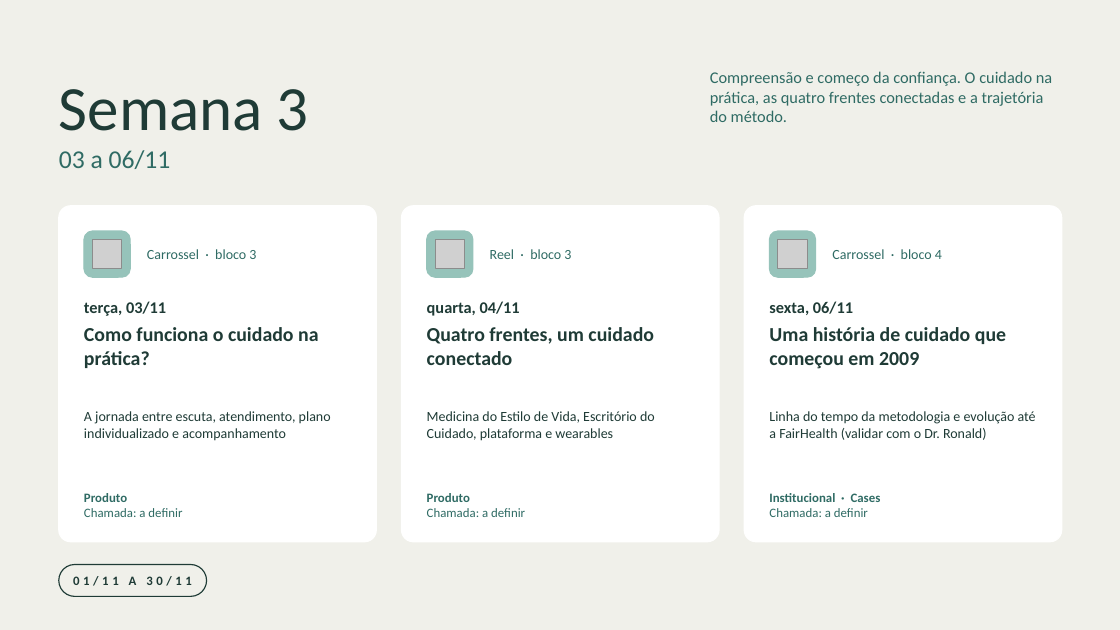
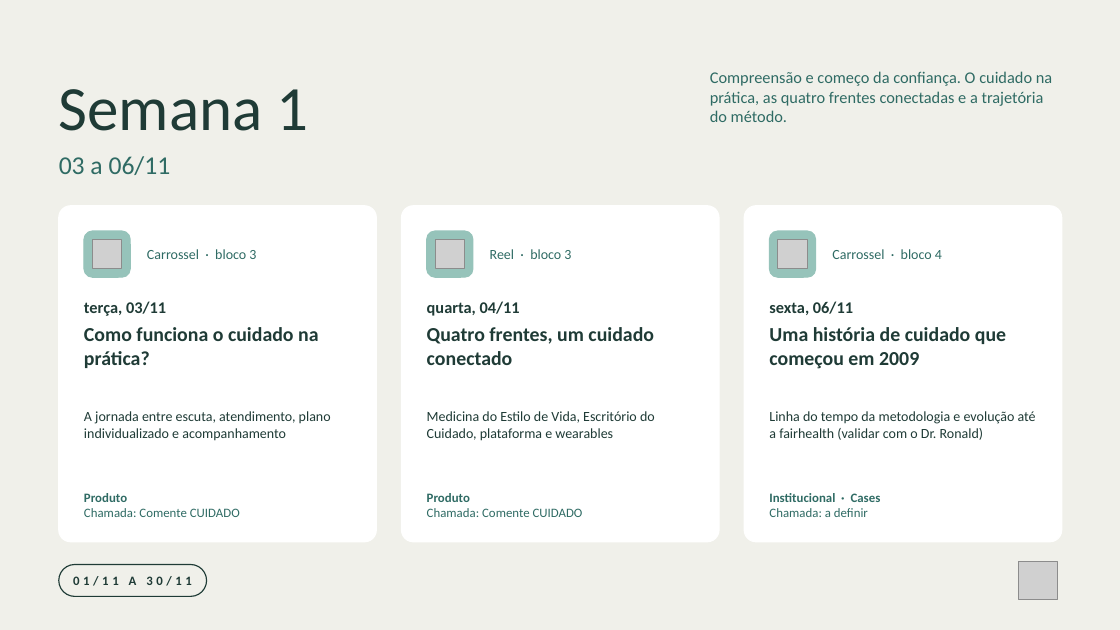
Before and after one commit to nina-rebello/comunicao-fh, a slide deck: slide 3 of marketing/calendario-novembro/Programacao_Instagram_Novembro_2026.pptx. Drawn at 1120x630 pixels with LibreOffice and Linux fonts; fonts in the diff are those of the drawing; grey boxes stand for pictures; background and template pictures are left out. Boxes give left, top, right and bottom in pixels: in the first picture for what was removed or moved away, otherwise in the second. Text is boxed around its words. In the diff, an @@ line names an element or a change of style, - is before the commit and + after.

```diff
--- a/marketing/calendario-novembro/Programacao_Instagram_Novembro_2026.pptx
+++ b/marketing/calendario-novembro/Programacao_Instagram_Novembro_2026.pptx
@@ text at [59, 89, 309, 131]: text changed @@
-Semana 3
+Semana 1
@@ text "03 a 06/11" at [59, 156, 171, 175]: less space between paragraphs; vertical alignment top to middle @@
@@ text at [769, 411, 1036, 440]: text changed @@
-Linha do tempo da metodologia e evolução até a FairHealth (validar com o Dr. Ronald)
+Linha do tempo da metodologia e evolução até a fairhealth (validar com o Dr. Ronald)
@@ text at [84, 508, 240, 517]: text changed @@
-Chamada: a definir
+Chamada: Comente CUIDADO
@@ text at [427, 508, 583, 517]: text changed @@
-Chamada: a definir
+Chamada: Comente CUIDADO
@@ picture added at [1019, 561, 1058, 600] @@
```
Also in this commit, not shown: 6 other slides changed, 13 other files.
